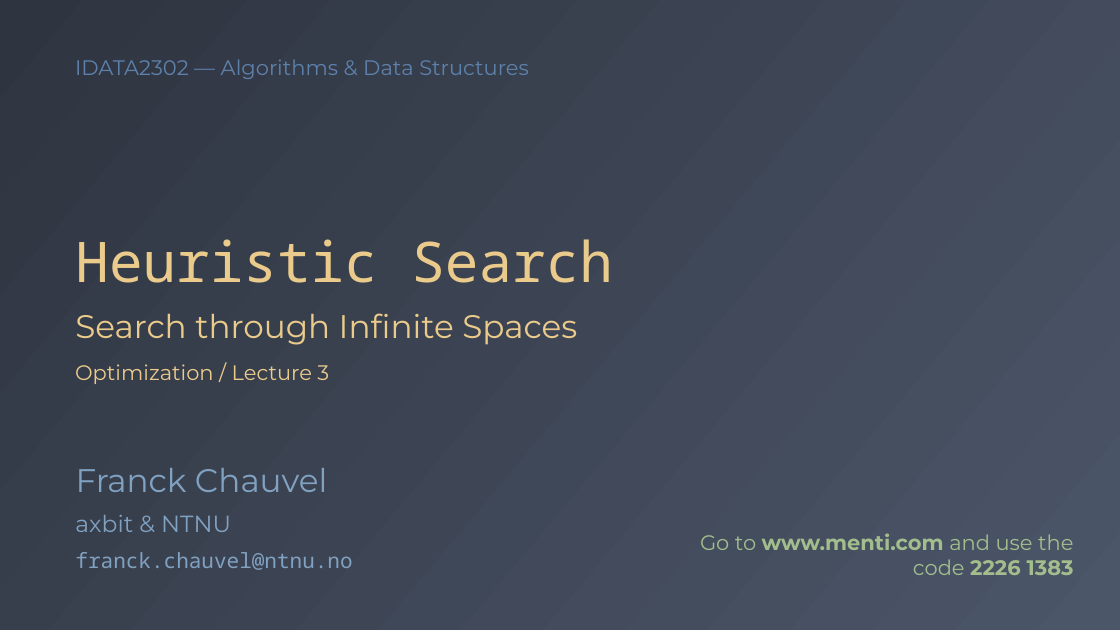
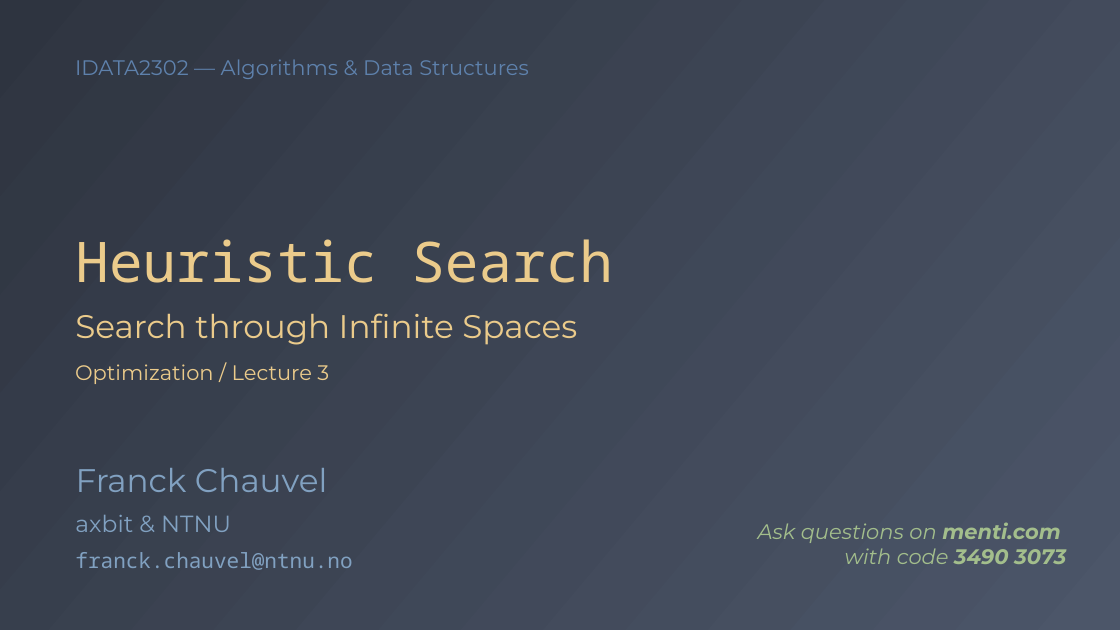
Before and after one commit to fchauvel/ntnu-idata2302-website, a slide deck: slide 1 of source/optimization/heuristic/_static/heuristics.pptx. Drawn at 1120x630 pixels with LibreOffice and Linux fonts; fonts in the diff are those of the drawing. Boxes give left, top, right and bottom in pixels: in the first picture for what was removed or moved away, otherwise in the second. Text is boxed around its words. In the diff, an @@ line names an element or a change of style, - is before the commit and + after.

```diff
--- a/source/optimization/heuristic/_static/heuristics.pptx
+++ b/source/optimization/heuristic/_static/heuristics.pptx
@@ text removed at <box>700,533,1074,575</box> @@
-Go to www.menti.com and use the code 2226 1383
@@ text added at <box>758,522,1066,564</box>, 18 pt, text #A3BE8C, italic @@
+Ask questions on menti.com
+with code 3490 3073
```
Also in this commit, not shown: 2 other files.
